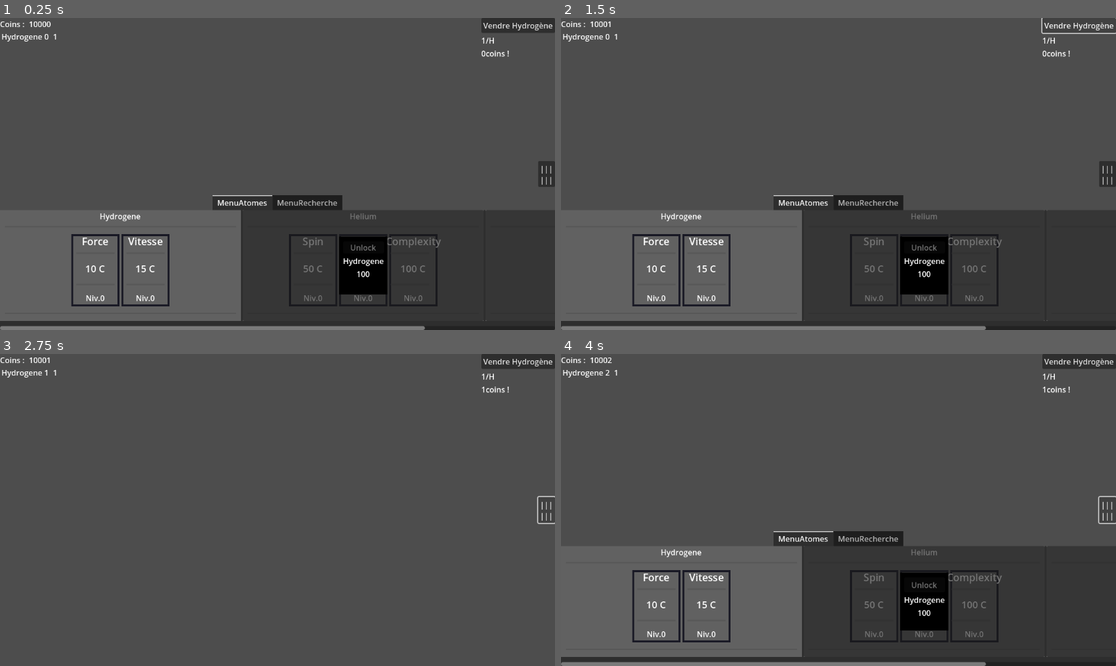
Above: before the commit, frames 1-4 (two rows, left to right).
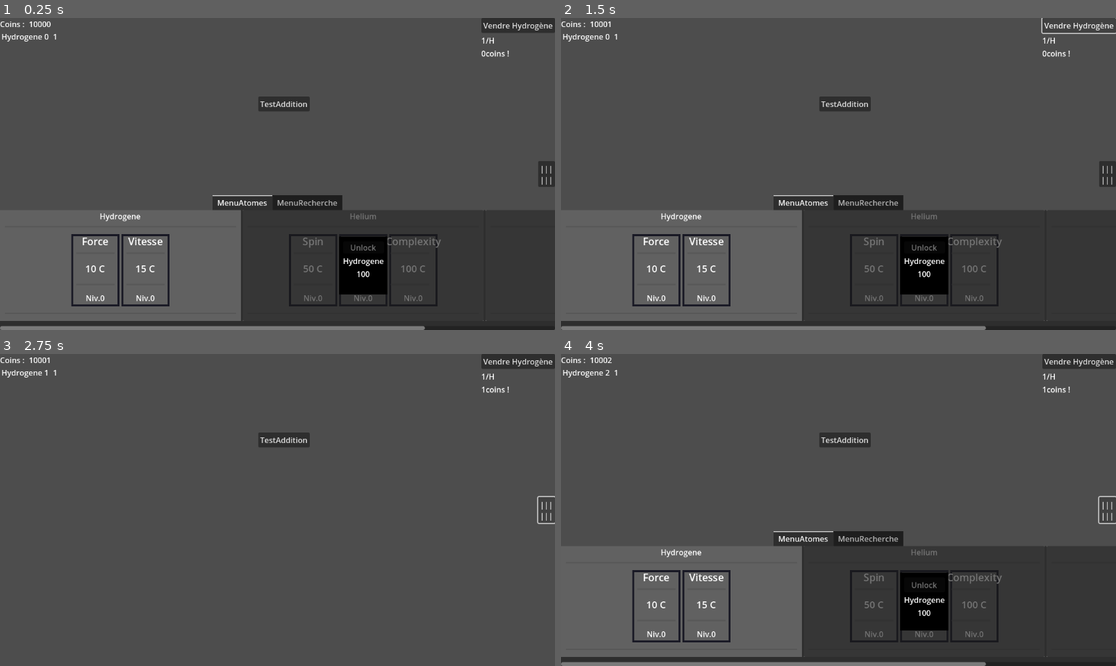
Above: after the commit, the same moments.

Repository: loquils/ASE
Game: Godot game, scene res://Design/Scenes/Game.tscn
Same seed, same stepped clock (60 frames per second), same inputs: the game is played once before the commit and once after it.
Inputs (mouse positions are in pixels of both pictures, inside the frame that each line leads up to):
- Up to frame 1 (0.25 s): no input
- Up to frame 2 (1.5 s): click (844, 105) at 0.5 s, where only the run after the commit has a clickable "TestAddition"; click "Vendre Hydrogène" at 1.25 s
- Up to frame 3 (2.75 s): click "||| |||" at 2 s
- Up to frame 4 (4 s): click "Vendre Hydrogène" at 2.75 s; click "||| |||" at 3.5 s

The runs differ from the first frame. In frame 1, 0.4% of the frame differs, in the area x 46-56%, y 25-30%; in frame 2, 0.4%; in frame 3, 0.4%; in frame 4, 0.4%.

Commit message:
Ajout gestion chiffres
Ajout de la gestion des chiffre, avec l'addition, la soustraction , arrondi et le print :)

Diff:
--- a/Game/Design/Scenes/Game.tscn
+++ b/Game/Design/Scenes/Game.tscn
@@ -164,7 +164,16 @@
 [node name="AugmenteLabel" type="Label" parent="MenuAllGame/MenuRecherche/HBoxContainer"]
 layout_mode = 2
 
+[node name="Button" type="Button" parent="."]
+layout_mode = 0
+offset_left = 536.0
+offset_top = 163.0
+offset_right = 643.0
+offset_bottom = 194.0
+text = "TestAddition"
+
 [connection signal="timeout" from="MainTimer" to="." method="_on_main_timer_timeout"]
 [connection signal="pressed" from="VBoxVente/ButtonVendre" to="." method="_on_button_vendre_pressed"]
 [connection signal="pressed" from="BoutonMenu" to="." method="_on_bouton_menu_pressed"]
 [connection signal="toggled" from="BoutonMenu" to="." method="_on_bouton_menu_toggled"]
+[connection signal="pressed" from="Button" to="." method="_on_button_pressed"]
--- /dev/null
+++ b/Game/Script/CustomNumber.gd
@@ -0,0 +1,71 @@
+class_name CustomNumber
+
+var decimal
+var expo
+
+func _init(deci, ex):
+	decimal = deci
+	expo = ex
+
+
+
+#Permet d'additionner deux chiffre en notation comme on a
+func add(numberToAdd):
+	var numMax
+	var numMin
+
+	#On récupère le nombre min et le max
+	if expo > numberToAdd.expo:
+		numMax = self
+		numMin = numberToAdd
+	elif expo < numberToAdd.expo:
+		numMax = numberToAdd
+		numMin = self
+	else:
+		if decimal > numberToAdd.decimal:
+			numMax = self
+			numMin = numberToAdd
+		else:
+			numMax = numberToAdd
+			numMin = self
+
+	if numMax.expo - numMin.expo <= 5:
+		#On calcul le decimal
+		decimal = RoundFloat5Decimal(numMax.decimal + (numMin.decimal / 10 ** (numMax.expo - numMin.expo)))
+		expo = numMax.expo
+
+		#Si on a plus de 1 chiffre avant la virgule, on re-arrange
+		var posDot = str(decimal).find(".")
+		if posDot != 1:
+			decimal = RoundFloat5Decimal(decimal / (10 ** (posDot - 1)))
+			expo += posDot - 1
+
+
+
+#Permet de soustraire deux chiffre en notation comme on a
+func minus(numberToAdd):
+	if expo - numberToAdd.expo <= 5:
+		#On calcul le decimal
+		decimal = RoundFloat5Decimal(decimal - (numberToAdd.decimal / 10 ** (expo - numberToAdd.expo)))
+
+		#Si on a des 0 avant la virgule, il faut les virer
+		while str(decimal)[0] == "0":
+			decimal = RoundFloat5Decimal(decimal * 10)
+			expo -= 1
+
+
+
+#Permet d'afficher le nombre sous la forme 1.00e10
+#Si on est en dessous du million, affiche le chiffre normalement
+func prints():
+	if expo < 6:
+		print(str(decimal * (10**expo)))
+	else:
+		print(str(decimal) + "e" + str(expo)) #Debug
+		#print(str(decimal).substr(0, 4) + "e" + str(expo))
+
+
+
+#Permet de couper le chiffre à la 5eme décimale
+func RoundFloat5Decimal(number):
+	return float(str(number).substr(0, 7))
--- a/Game/Script/Game.gd
+++ b/Game/Script/Game.gd
@@ -42,3 +42,35 @@
 	var PrixVenteHydrogene = RessourceManager.ListeAtomes["Hydrogene"].PrixBaseVenteAtome * (1.0 + $MenuAllGame/MenuRecherche.CurrentBonusesResearches["PrixHydrogenePerCent"])
 	RessourceManager.Coins += PrixVenteHydrogene * RessourceManager.QuantiteesAtomes["Hydrogene"]
 	RessourceManager.QuantiteesAtomes["Hydrogene"] = 0
+
+
+func _on_button_pressed():
+	print("---------------Soustraction--------------------")
+	var number1 = CustomNumber.new(1.56314, 23)
+	number1.prints()
+	var number2 = CustomNumber.new(8.85341, 22)
+	number2.prints()
+
+	number1.minus(number2);
+
+	number1.prints()
+
+	print("---------------Addition--------------------")
+	var number3 = CustomNumber.new(1.25341, 23)
+	number3.prints()
+	var number4 = CustomNumber.new(300.09733, 23)
+	number4.prints()
+
+	number3.add(number4)
+
+	number3.prints()
+
+	print("---------------NombresRandoms--------------------")
+	var number5 = CustomNumber.new(1.25341, 0)
+	number5.prints()
+
+	var number6 = CustomNumber.new(3.0973, 5)
+	number6.prints()
+
+	var number7 = CustomNumber.new(3.0973, 6)
+	number7.prints()
